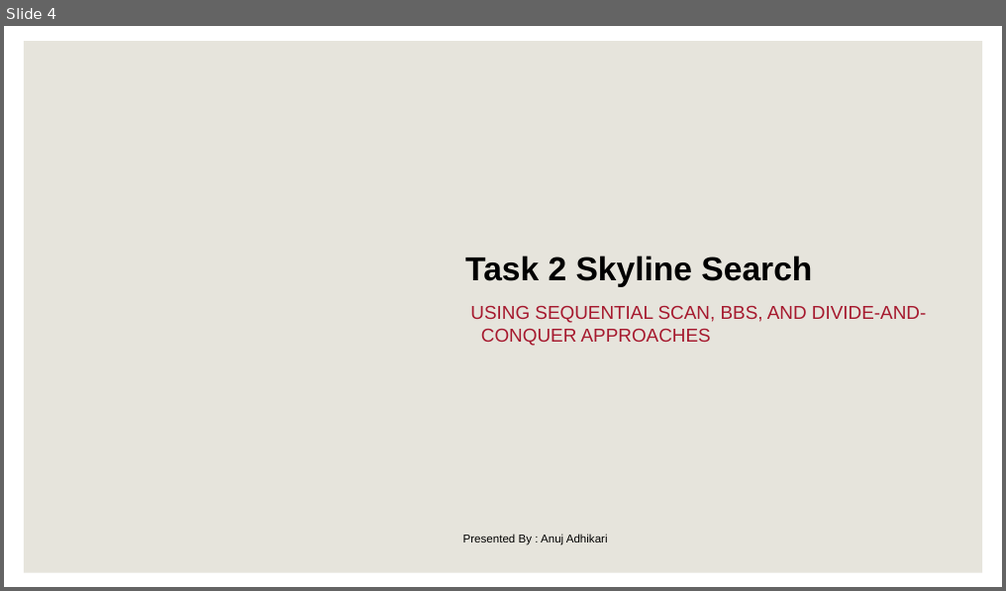
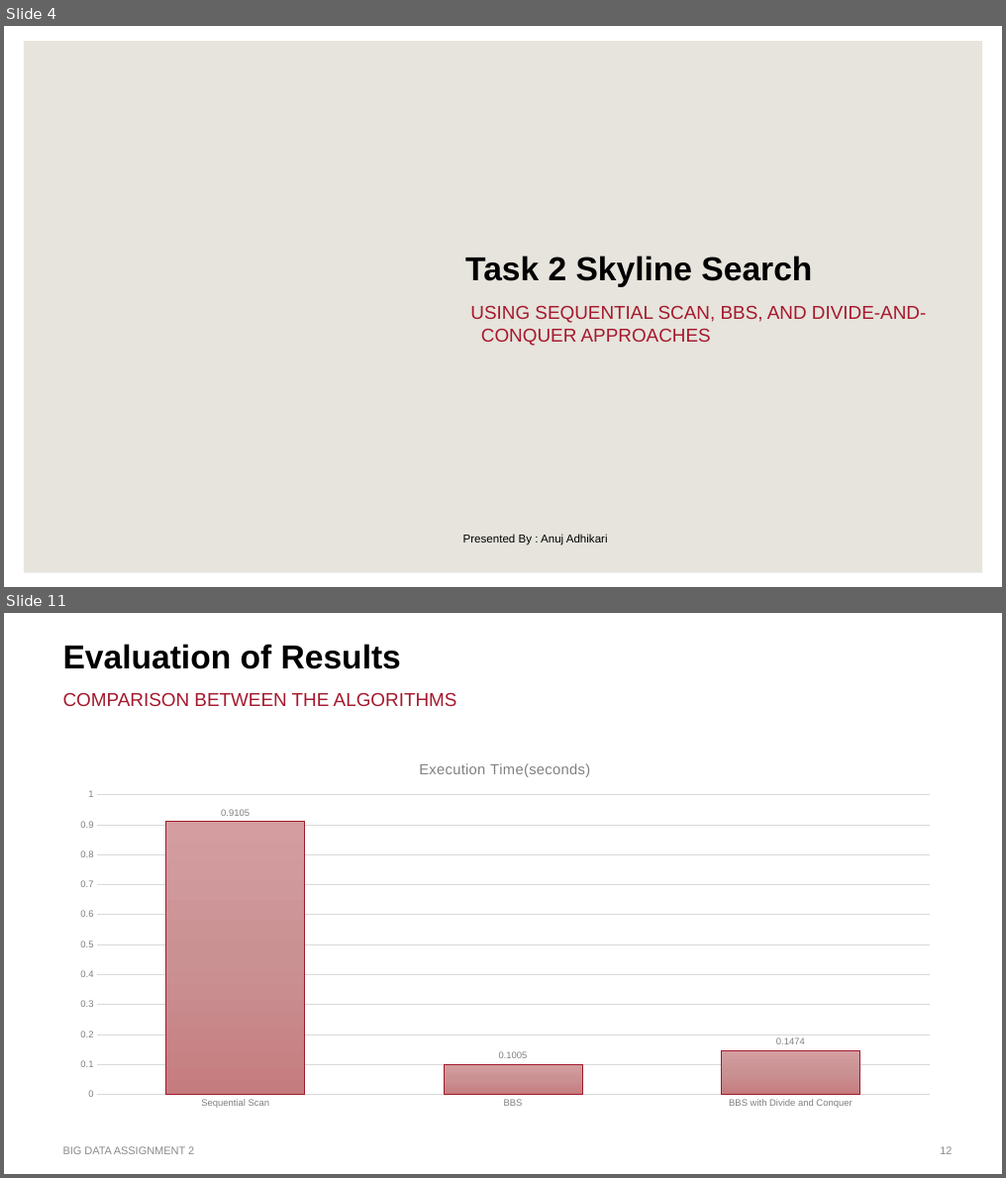
Before and after one commit to gdbhatt/Big-Data-Assignment2, a slide deck: Slides.pptx. Shown one above the other, each under a label of ours: slide 4 before the commit, slides 4 and 11 after it; the slides between them are not shown. The pictures are 1006x591 and 1006x1178 pixels, drawn with LibreOffice and Linux fonts; fonts in the diff are those of the drawing; background and template pictures are left out. Boxes give left, top, right and bottom in pixels: in the first picture for what was removed or moved away, otherwise in the second. Text is boxed around its words. In the diff, an @@ line names an element or a change of style, - is before the commit and + after.

```diff
--- a/Slides.pptx
+++ b/Slides.pptx
@@ slide 11 added at box(4, 613, 1002, 1174), background #FFFFFF @@
@@ title added at box(63, 644, 401, 669), 32 pt, text #000000, bold @@
+Evaluation of Results
@@ text added at box(63, 692, 457, 706), 18 pt, text #A6192E @@
+COMPARISON BETWEEN THE ALGORITHMS
@@ column chart added at box(63, 746, 947, 1116) @@
+title "Execution Time(seconds)"
+categories: Sequential Scan, BBS, BBS with Divide and Conquer
+Execution Time(seconds): 0.9105, 0.1005, 0.1474
@@ text added at box(63, 1147, 194, 1155), 10.5 pt, text #8C8C8C @@
+BIG DATA ASSIGNMENT 2
@@ page number added at box(940, 1147, 951, 1155), 10.5 pt, text #8C8C8C @@
+12
```
Also in this commit, not shown: 6 slides changed, 4 other slides added.
